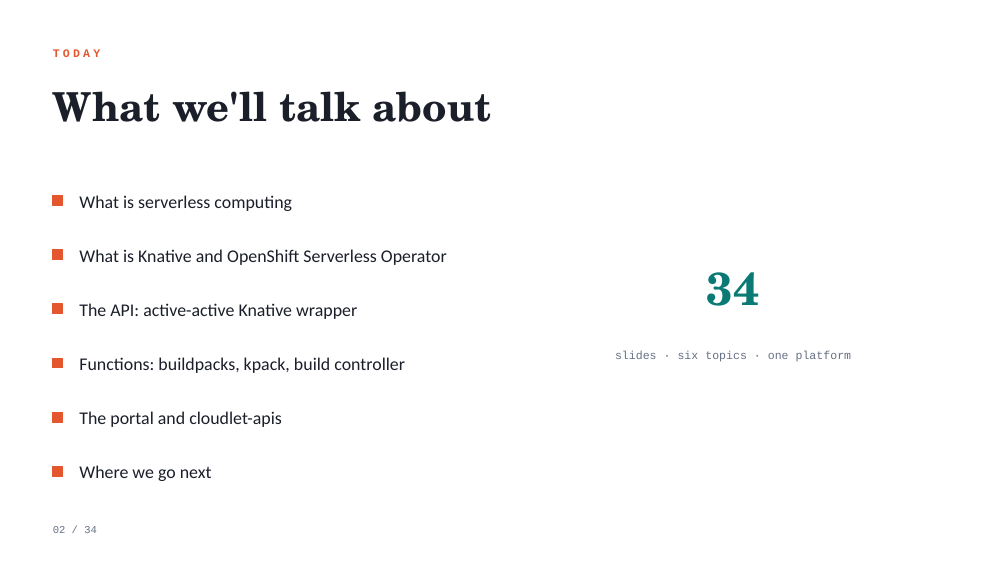
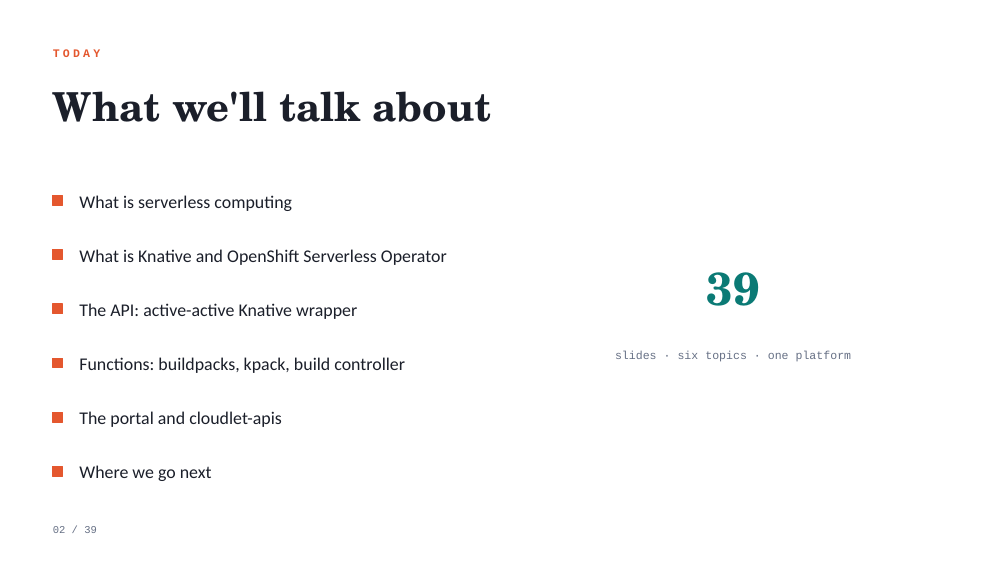
Before and after one commit to black-cloudlet/serverless, a slide deck: slide 2 of docs/presentation/serverless-platform.pptx. Drawn at 1008x567 pixels with LibreOffice and Linux fonts; fonts in the diff are those of the drawing. Boxes give left, top, right and bottom in pixels: in the first picture for what was removed or moved away, otherwise in the second. Text is boxed around its words. In the diff, an @@ line names an element or a change of style, - is before the commit and + after.

```diff
--- a/docs/presentation/serverless-platform.pptx
+++ b/docs/presentation/serverless-platform.pptx
@@ text at (707,272,760,306): text changed @@
-34
+39
@@ text at (53,526,97,533): text changed @@
-02 / 34
+02 / 39
```
Also in this commit, not shown: 30 other slides changed, 7 slides added, 2 slides removed, 7 other files.
